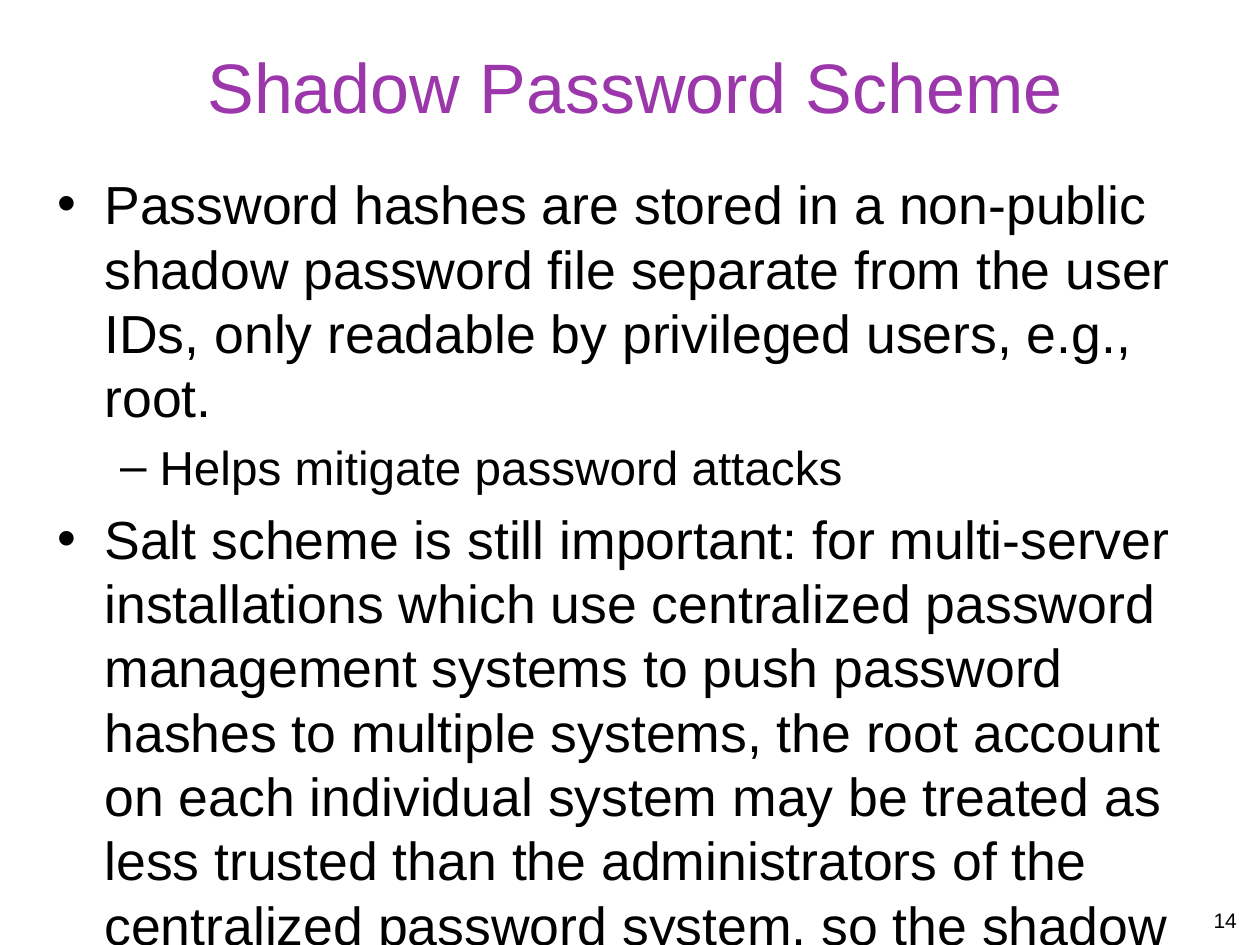
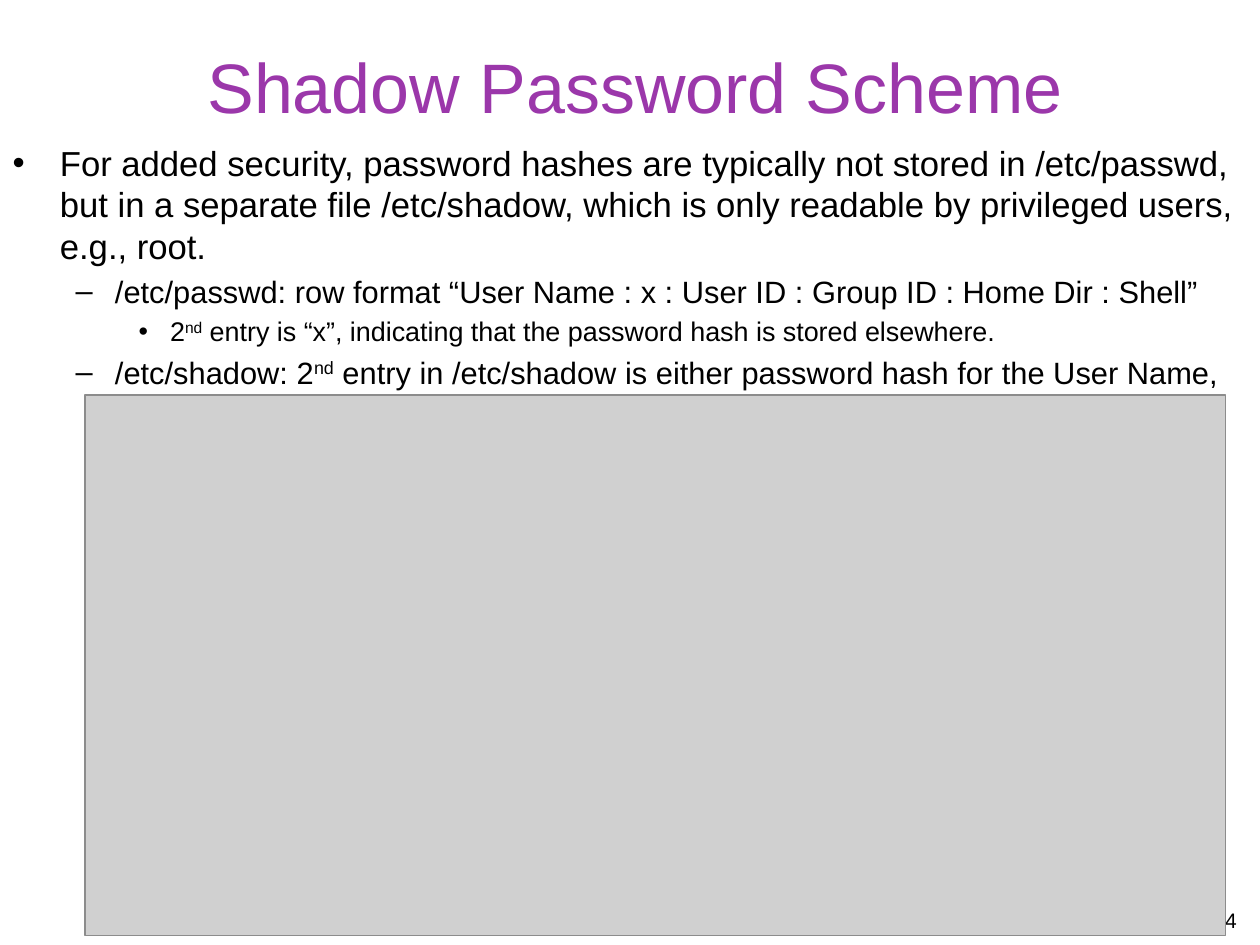
Before and after one commit to gulaoshi/gu.github.io, a slide deck: slide 14 of InfoSec/PPTs/L3-CH03-User Authentication.pptx. Drawn at 1260x945 pixels with LibreOffice and Linux fonts; fonts in the diff are those of the drawing; grey boxes stand for pictures. Boxes give left, top, right and bottom in pixels: in the first picture for what was removed or moved away, otherwise in the second. Text is boxed around its words. In the diff, an @@ line names an element or a change of style, - is before the commit and + after.

```diff
--- a/InfoSec/PPTs/L3-CH03-User Authentication.pptx
+++ b/InfoSec/PPTs/L3-CH03-User Authentication.pptx
@@ text at bbox=[60, 151, 1232, 427]: text changed; size 30.6 to 17.6 pt @@
-• Password hashes are stored in a non-public shadow password file separate from the user IDs, only readable by privileged users, e.g., root.
-  – Helps mitigate password attacks
-• Salt scheme is still important: for multi-server installations which use centralized password management systems to push password hashes to multiple systems, the root account on each individual system may be treated as less trusted than the administrators of the centralized password system, so the shadow password file may be exposed to attackers
+• For added security, password hashes are typically not stored in /etc/passwd, but in a separate file /etc/shadow, which is only readable by privileged users, e.g., root.
+  – /etc/passwd: row format “User Name : x : User ID : Group ID : Home Dir : Shell”
+    • 2nd entry is “x”, indicating that the password hash is stored elsewhere.
+  – /etc/shadow: 2nd entry in /etc/shadow is either password hash for the User Name, or *, indicating that this user has no password.
@@ picture added at bbox=[86, 394, 1226, 935] @@
```
Also in this commit, not shown: 1 other file.
